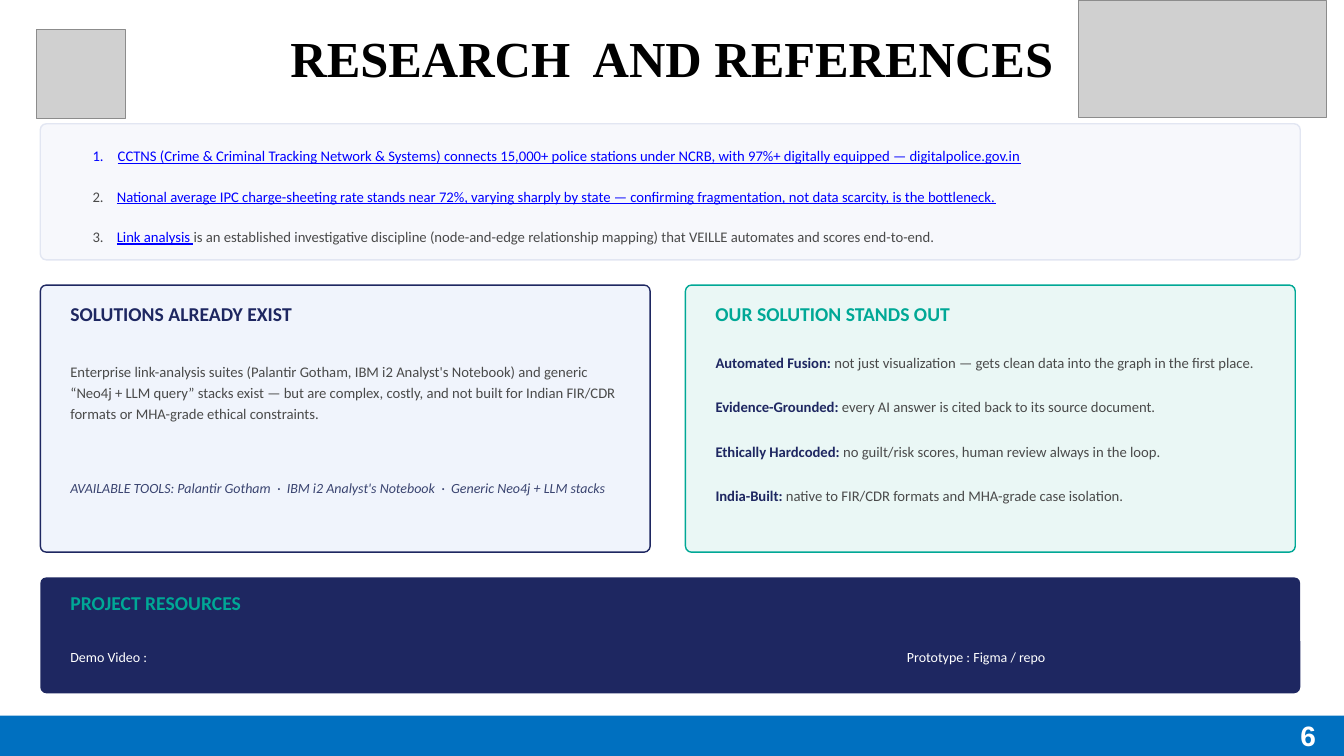
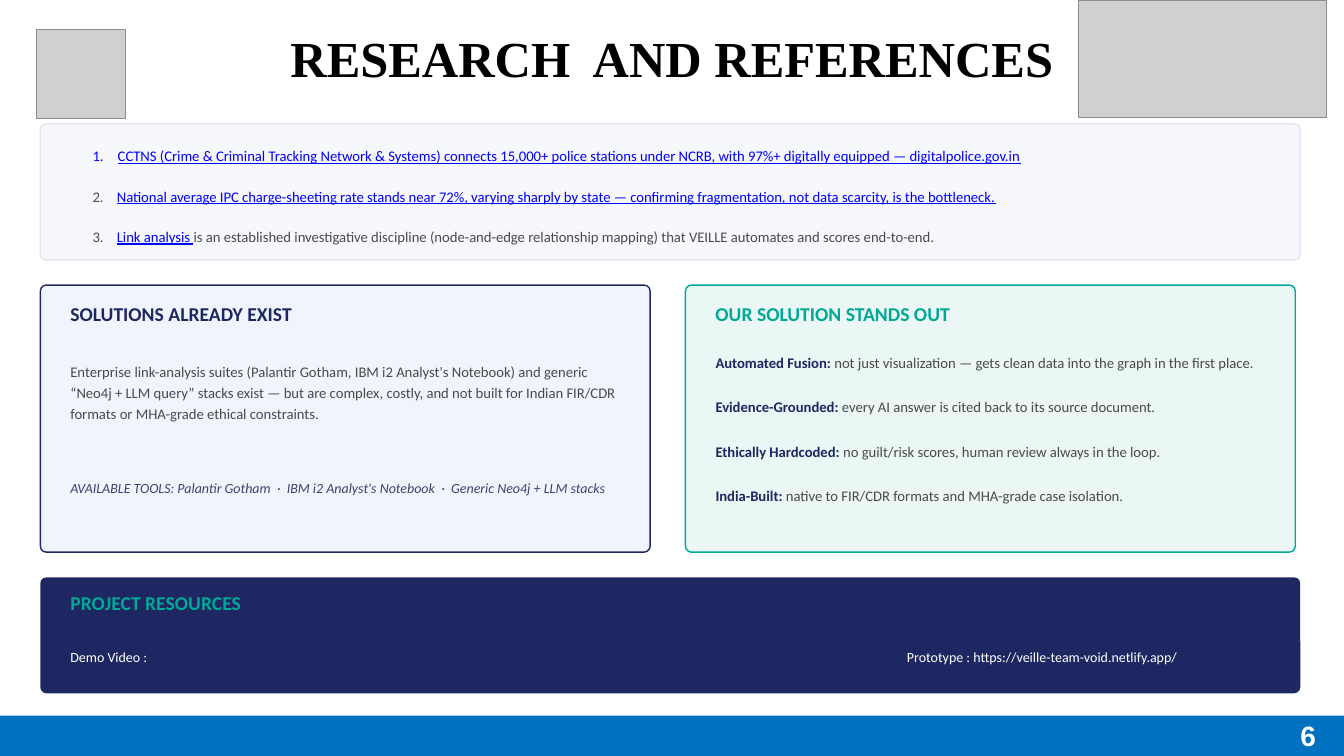
Before and after one commit to AbhinavKumar36/veille, a slide deck: slide 6 of docs/SIH2026_VEILLE_Official_Format.pptx. Drawn at 1344x756 pixels with LibreOffice and Linux fonts; fonts in the diff are those of the drawing; grey boxes stand for pictures. Boxes give left, top, right and bottom in pixels: in the first picture for what was removed or moved away, otherwise in the second. Text is boxed around its words. In the diff, an @@ line names an element or a change of style, - is before the commit and + after.

Commit message:
docs: add live Netlify prototype link to README and SIH deck

```diff
--- a/docs/SIH2026_VEILLE_Official_Format.pptx
+++ b/docs/SIH2026_VEILLE_Official_Format.pptx
@@ text at <box>907,652,1176,665</box>: text changed @@
-Prototype : Figma / repo
+Prototype : https://veille-team-void.netlify.app/
```
Also in this commit, not shown: 1 other file.
